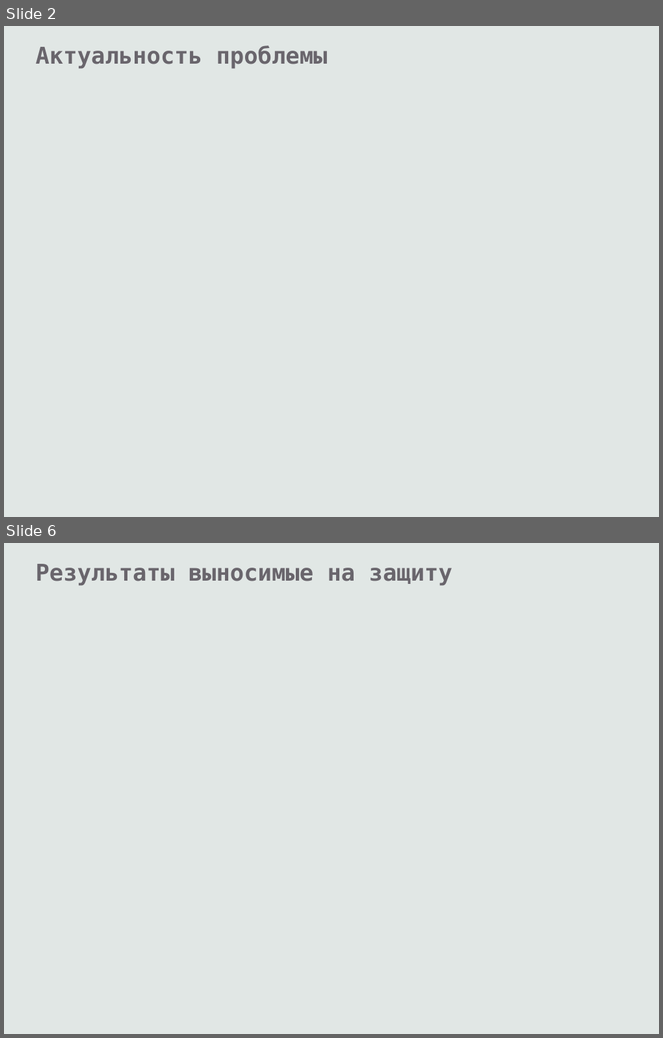
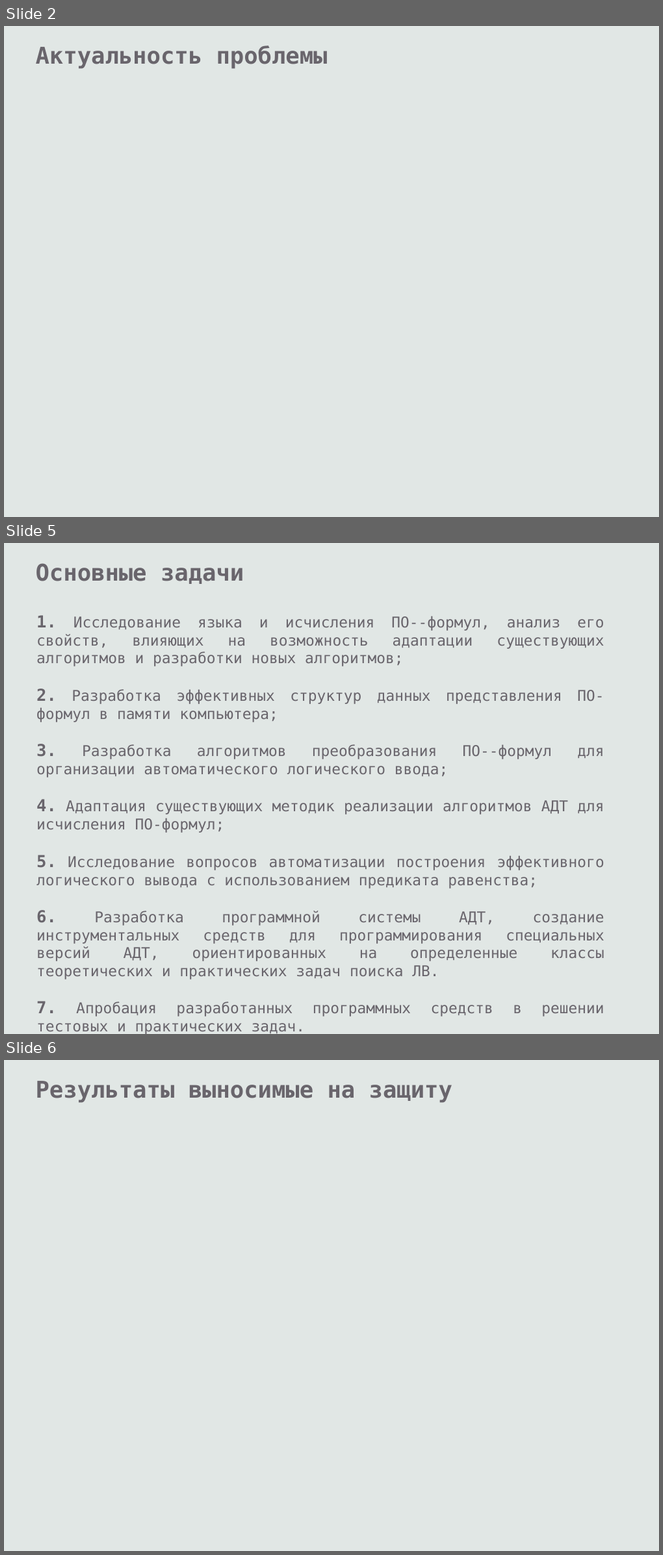
Before and after one commit to eugeneai/prisnif, a slide deck: brick/pres/pacman.odp. Shown one above the other, each under a label of ours: slides 2 and 6 before the commit, slides 2, 5 and 6 after it; the slides between them are not shown. The pictures are 663x1038 and 663x1555 pixels, drawn with LibreOffice and Linux fonts; fonts in the diff are those of the drawing. Boxes give left, top, right and bottom in pixels: in the first picture for what was removed or moved away, otherwise in the second. Text is boxed around its words. In the diff, an @@ line names an element or a change of style, - is before the commit and + after.

```diff
--- a/brick/pres/pacman.odp
+++ b/brick/pres/pacman.odp
@@ slide 5 added at (4,543,659,1034), background #E1E7E5 @@
@@ text added at (36,563,244,584), 28 pt, text #69656C, bold @@
+Основные задачи
@@ text added at (36,615,605,1017), 18 pt, text #69656C @@
+1. Исследование языка и исчисления ПО--формул, анализ его свойств, влияющих на возможность адаптации существующих алгоритмов и разработки новых алгоритмов;
+2. Разработка эффективных структур данных представления ПО-формул в памяти компьютера;
+3. Разработка алгоритмов преобразования ПО--формул для организации автоматического логического ввода;
+4. Адаптация существующих методик реализации алгоритмов АДТ для исчисления ПО-формул;
+5. Исследование вопросов автоматизации построения эффективного логического вывода с использованием предиката равенства;
+6. Разработка программной системы АДТ, создание инструментальных средств для программирования специальных версий АДТ, ориентированных на определенные классы теоретических и практических задач поиска ЛВ.
+7. Апробация разработанных программных средств в решении тестовых и практических задач.
```
Also in this commit, not shown: 1 slide changed, 4 other slides added, 5 slides removed, 2 other files.
